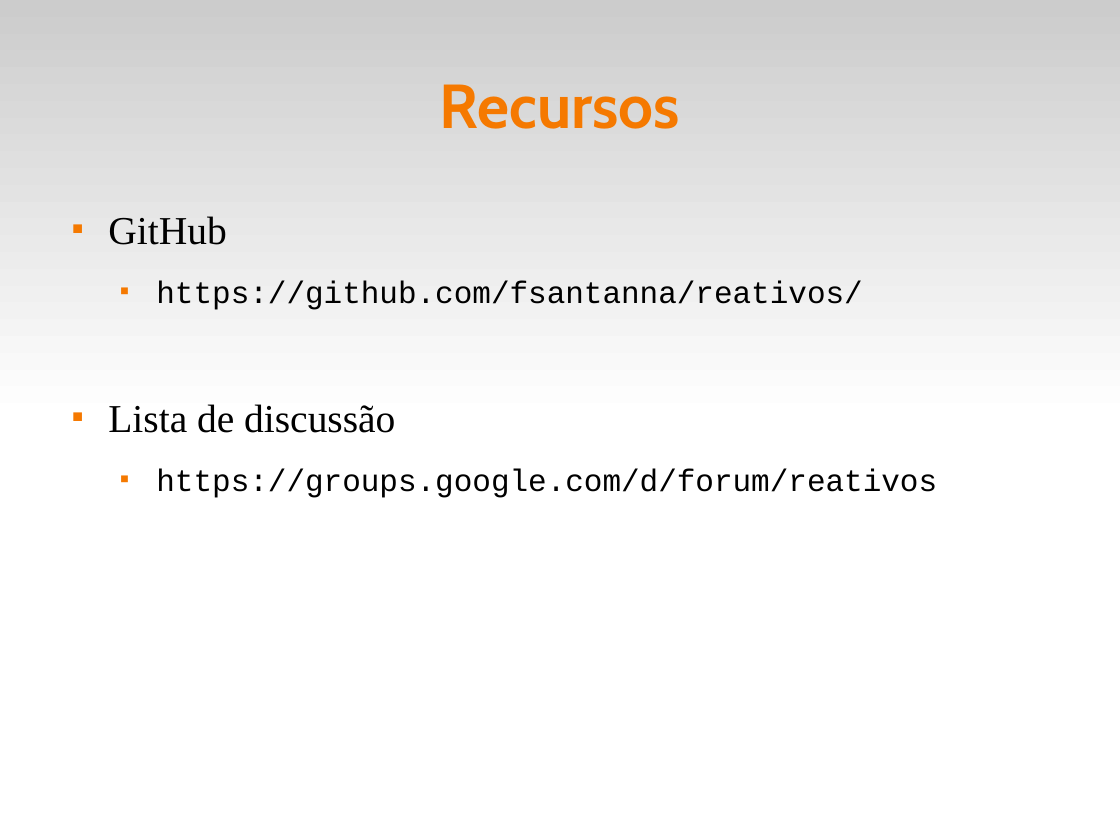
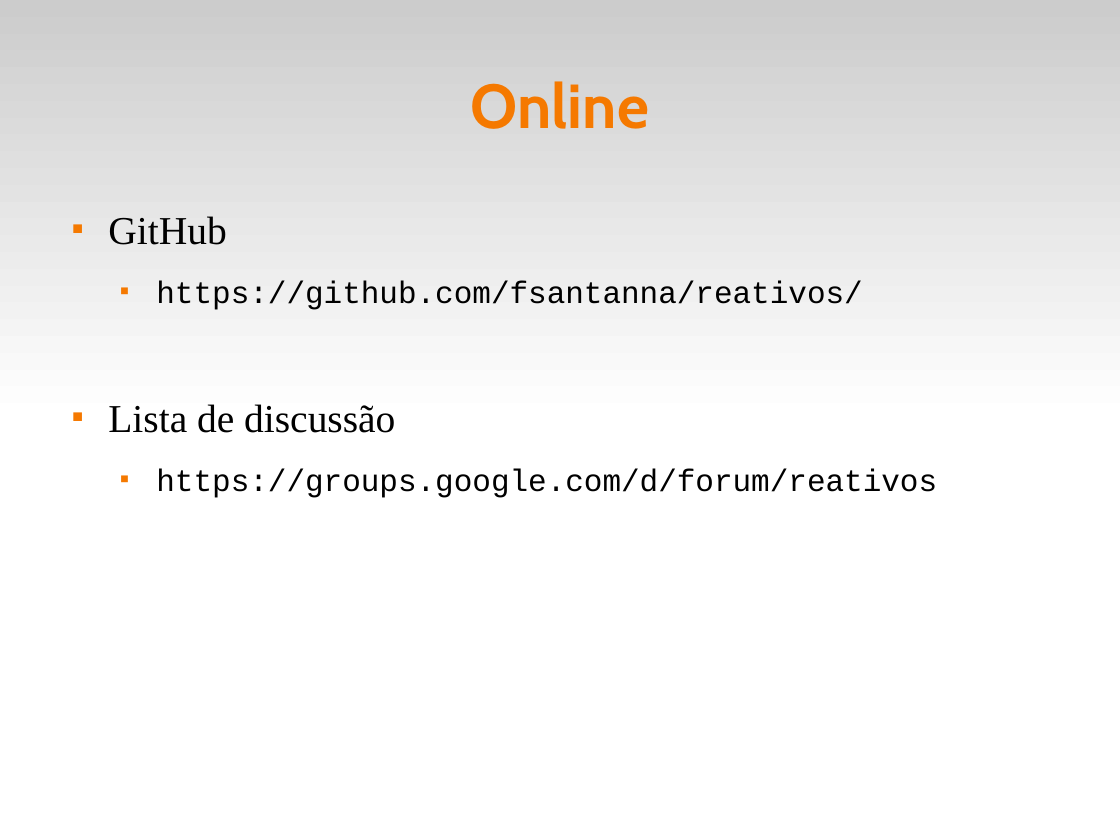
Before and after one commit to fsantanna-uerj/reativos, a slide deck: slide 6 of slides/00_intro.odp. Drawn at 1120x840 pixels with LibreOffice and Linux fonts; fonts in the diff are those of the drawing. Boxes give left, top, right and bottom in pixels: in the first picture for what was removed or moved away, otherwise in the second. Text is boxed around its words. In the diff, an @@ line names an element or a change of style, - is before the commit and + after.

```diff
--- a/slides/00_intro.odp
+++ b/slides/00_intro.odp
@@ title at (471,81,649,129): text changed @@
-Recursos
+Online
```
Also in this commit, not shown: 2 other slides changed, 1 slide removed, 15 other files.
